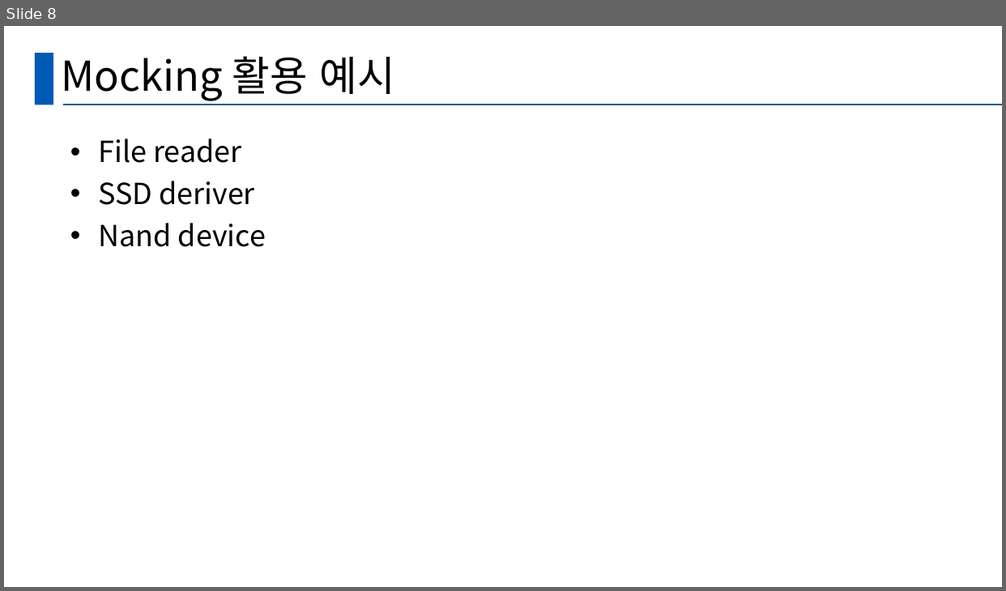
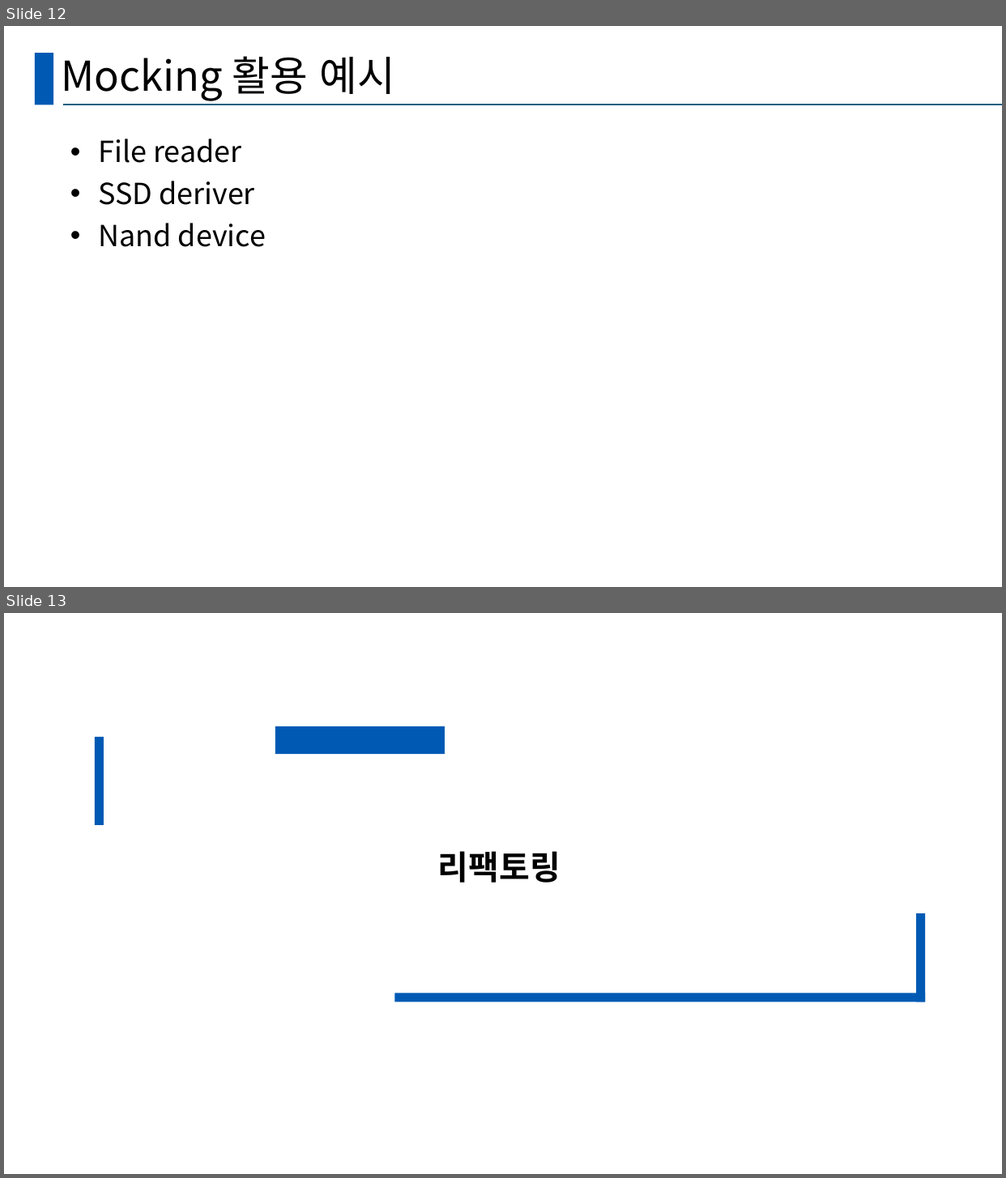
Before and after one commit to hy-ra-na/presentation_Americano, a slide deck: 발표양식.pptx. Shown one above the other, each under a label of ours: slide 8 before the commit, slides 12 and 13 after it. The pictures are 1006x591 and 1006x1178 pixels, drawn with LibreOffice and Linux fonts; fonts in the diff are those of the drawing. Boxes give left, top, right and bottom in pixels: in the first picture for what was removed or moved away, otherwise in the second. Text is boxed around its words. In the diff, an @@ line names an element or a change of style, - is before the commit and + after.

```diff
--- a/발표양식.pptx
+++ b/발표양식.pptx
@@ slide 13 added at [4, 613, 1002, 1174], background #FFFFFF @@
@@ text added at [438, 851, 560, 883], 32 pt, text #000000, bold @@
+리팩토링
@@ group added at [95, 736, 926, 1003]: 4 rectangles @@
@@ what was slide 8 is now slide 12 @@
```
Also in this commit, not shown: 3 slides changed, 6 other slides added.
